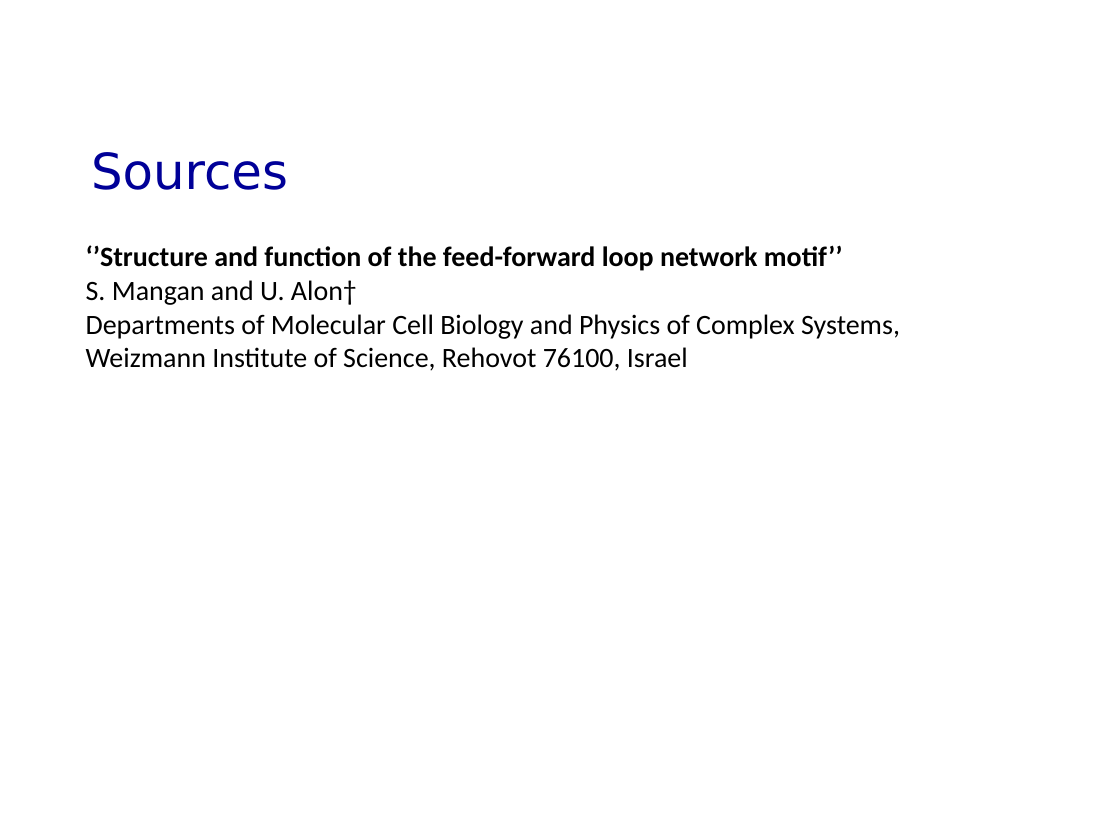
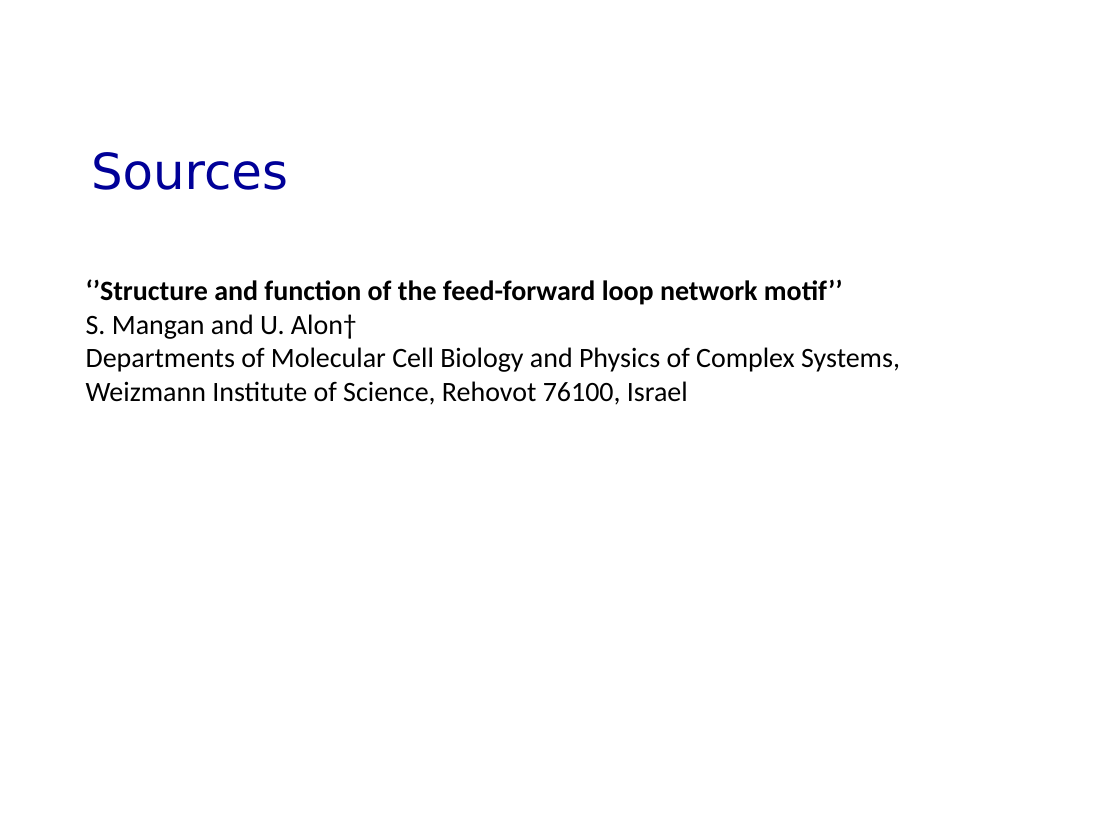
Before and after one commit to montelis/Feed-Forward-Loop, a slide deck: slide 16 of Feed Forward Loop Presentation.pptx (slide 10 before the commit). Drawn at 1120x840 pixels with LibreOffice and Linux fonts; fonts in the diff are those of the drawing; background and template pictures are left out. Boxes give left, top, right and bottom in pixels: in the first picture for what was removed or moved away, otherwise in the second. Text is boxed around its words. In the diff, an @@ line names an element or a change of style, - is before the commit and + after.

```diff
--- a/Feed Forward Loop Presentation.pptx
+++ b/Feed Forward Loop Presentation.pptx
@@ text "‘’Structure and function of the ...": place and size @@
-text "‘’Structure and function of the ..." at box(86, 245, 900, 371)
+text "‘’Structure and function of the ..." at box(86, 279, 900, 405)
```
Also in this commit, not shown: 2 other slides changed, 12 slides added, 6 slides removed.
